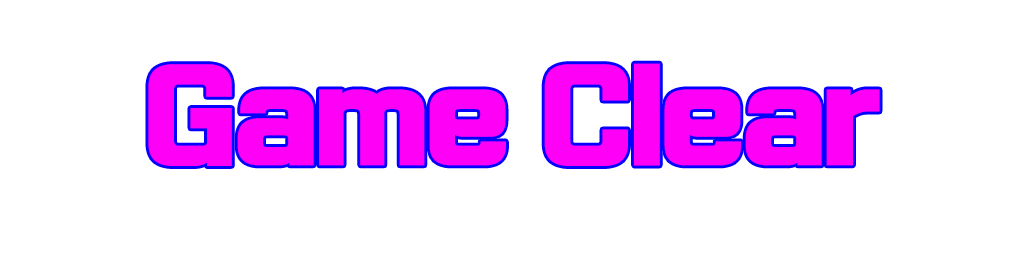
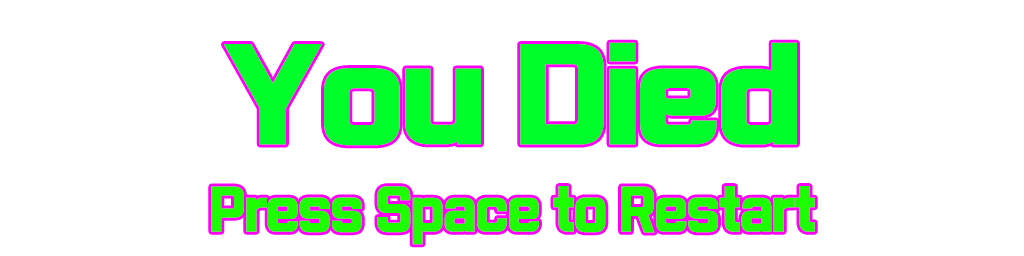
Layered file, before and after one edit (1024x256). Changes by layer:
added layer "Press Space to Restart" above "You Died" over [211, 186, 815, 245]
added layer "You Died" above "Game Clear" over [224, 42, 797, 146]
hid "Game Clear" over [148, 63, 880, 166]
